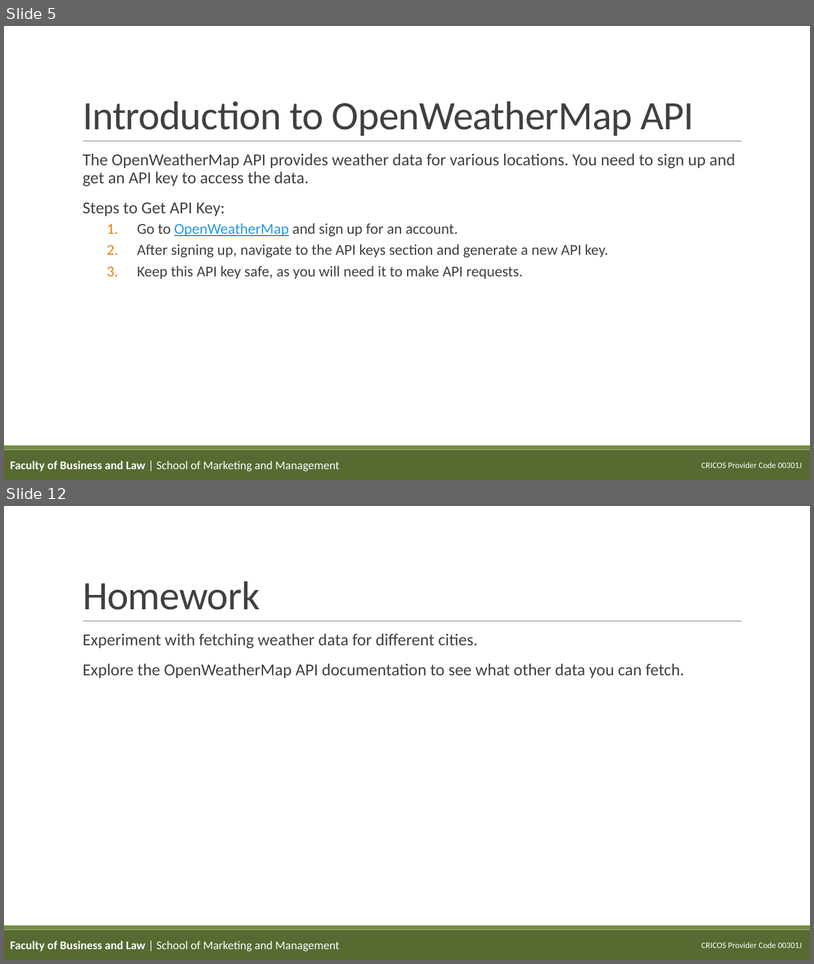
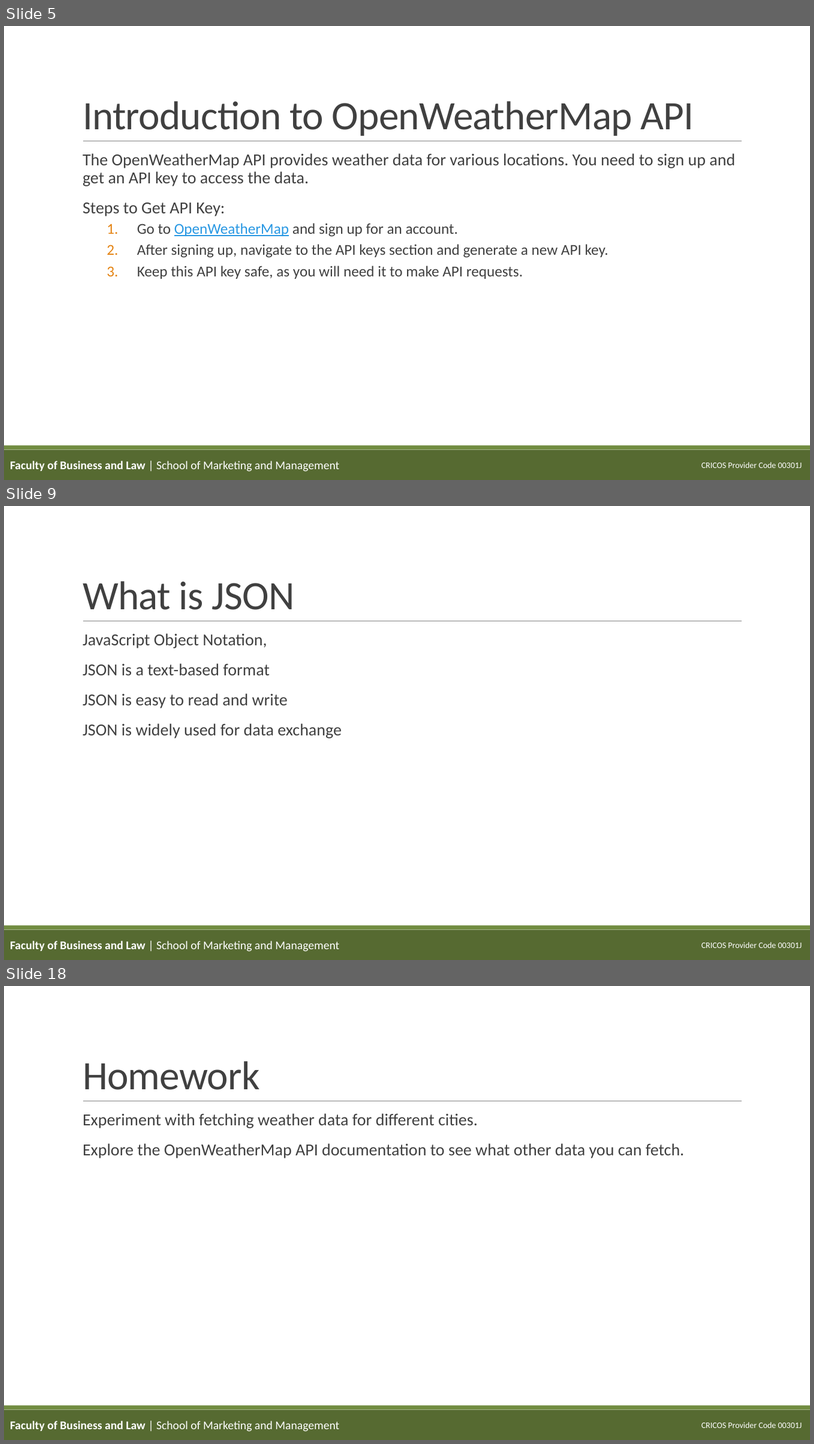
Before and after one commit to teaching-repositories/weather-dashboard-source, a slide deck: slides/02_fetching_data.pptx. Shown one above the other, each under a label of ours: slides 5 and 12 before the commit, slides 5, 9 and 18 after it; the slides between them are not shown. The pictures are 814x964 and 814x1444 pixels, drawn with LibreOffice and Linux fonts; fonts in the diff are those of the drawing; background and template pictures are left out. Boxes give left, top, right and bottom in pixels: in the first picture for what was removed or moved away, otherwise in the second. Text is boxed around its words. In the diff, an @@ line names an element or a change of style, - is before the commit and + after.

```diff
--- a/slides/02_fetching_data.pptx
+++ b/slides/02_fetching_data.pptx
@@ slide 9 added at [4,506,810,960], background #FFFFFF; not listed: 4 template elements that a slide beside it also shows @@
@@ title added at [83,581,295,610], 48 pt, text #404040 @@
+What is JSON
@@ text added at [83,633,342,738], 20 pt, text #404040 @@
+  JavaScript Object Notation,
+  JSON is a text-based format
+  JSON is easy to read and write
+  JSON is widely used for data exchange
@@ text added at [10,940,339,951], 14 pt, text #FFFFFF @@
+Faculty of Business and Law | School of Marketing and Management
@@ what was slide 12 is now slide 18 @@
```
Also in this commit, not shown: 6 slides changed, 5 other slides added, 44 other files.
